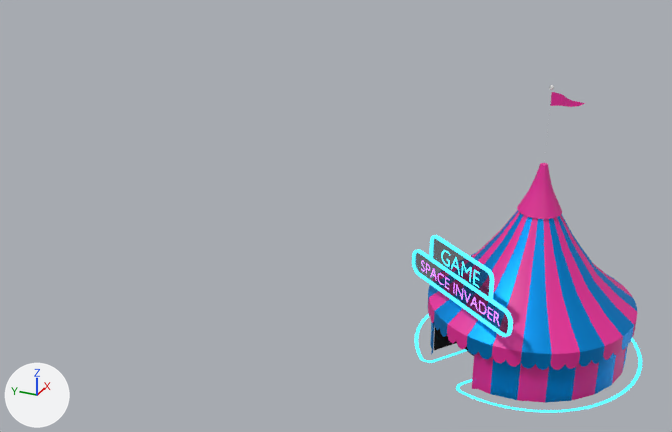
A saved change to the glTF model tentGame1.glb.
The view is the same before and after, from a 50 mm lens placed at (-29.3, -36.5, 30.1), pointed at (19.7, -14.5, 5.6). Arrows for +X, +Y and +Z are at lower left; the lights stay in place. Where no turn or scale is listed for an object, it has been applied to the vertices.

In view in the first picture: 'Plane.002', 'Plane.004', 'Plane.005', 'Text.006', 'Text.007', 'tentGame2'.
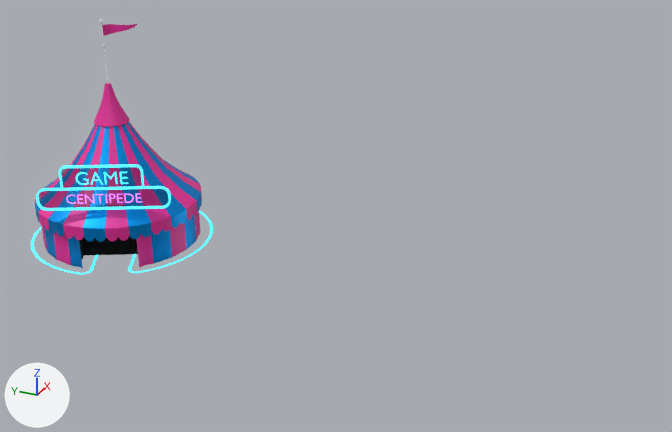
What differs and where, as boxes [x1, y1, x2, y2] in the pictures (672 x 432 px):
'tentGame2', moved, turned
    before: [414, 85, 642, 413]
    after: [31, 20, 213, 274]
'Plane.004', moved, turned
    before: [415, 253, 508, 334]
    after: [39, 189, 169, 208]
'Plane.005', moved, turned
    before: [433, 238, 490, 296]
    after: [61, 167, 142, 188]
'Plane.002', moved, turned
    before: [412, 249, 513, 337]
    after: [36, 186, 171, 211]
'Plane.003', moved, turned
    before: [429, 235, 494, 300]
    after: [59, 164, 144, 189]
'Text.006', moved, turned
    before: [441, 250, 480, 288]
    after: [76, 172, 129, 185]
'Text.007', deleted
    before: [421, 260, 499, 326]
'Text.011', added
    after: [66, 193, 142, 204]

The change, as a diff of the scene's bpy script:
```diff
--- a/tentGame1.glb.py
+++ b/tentGame1.glb.py
@@ me_text_010 @@
+me_text_010.from_pydata(...)  # 138 vertices, 124 faces; spans x -1.13..1.14, y -2.23..2.22, z -0.01..0.69
+me_text_010.materials.append(mat_glowpink)  # cyan #2fd5e7
@@ ob_tentgame2 @@
 ob_tentgame2 = bpy.data.objects.new('tentGame2', me_circle_005)
-ob_tentgame2.location = (18.55, -27.43, 0.0)
-ob_tentgame2.rotation_euler = (1.571, 0.0, -2.201)  # degrees (90, 0, -126)
+ob_tentgame2.location = (21.41, 3.62, 0.0)
+ob_tentgame2.rotation_euler = (1.571, 0.0, -1.098)  # degrees (90, 0, -63)
 ob_tentgame2.scale = (0.8, 0.8, 0.8)
@@ ob_plane_004 @@
 ob_plane_004.parent = ob_empty_001
-ob_plane_004.location = (-0.263, 0.0, 0.0)
+ob_plane_004.location = (-0.242, 0.0, 0.0)
 ob_plane_004.rotation_euler = (0.0, 1.571, 0.0)  # degrees (0, 90, 0)
@@ ob_text_006 @@
 ob_text_006.parent = ob_empty_001
-ob_text_006.location = (-0.388, 0.0, 1.267)
+ob_text_006.location = (-0.35, 0.0, 1.267)
 ob_text_006.rotation_euler = (1.571, 0.0, -1.571)  # degrees (90, 0, -90)
@@ ob_text_007 @@
-ob_text_007 = bpy.data.objects.new('Text.007', me_text_007)
-ob_text_007.location = (14.23, -24.29, 4.83)
@@ ob_text_011 @@
+ob_text_011 = bpy.data.objects.new('Text.011', me_text_010)
+ob_text_011.location = (16.68, 1.2, 4.83)
```
